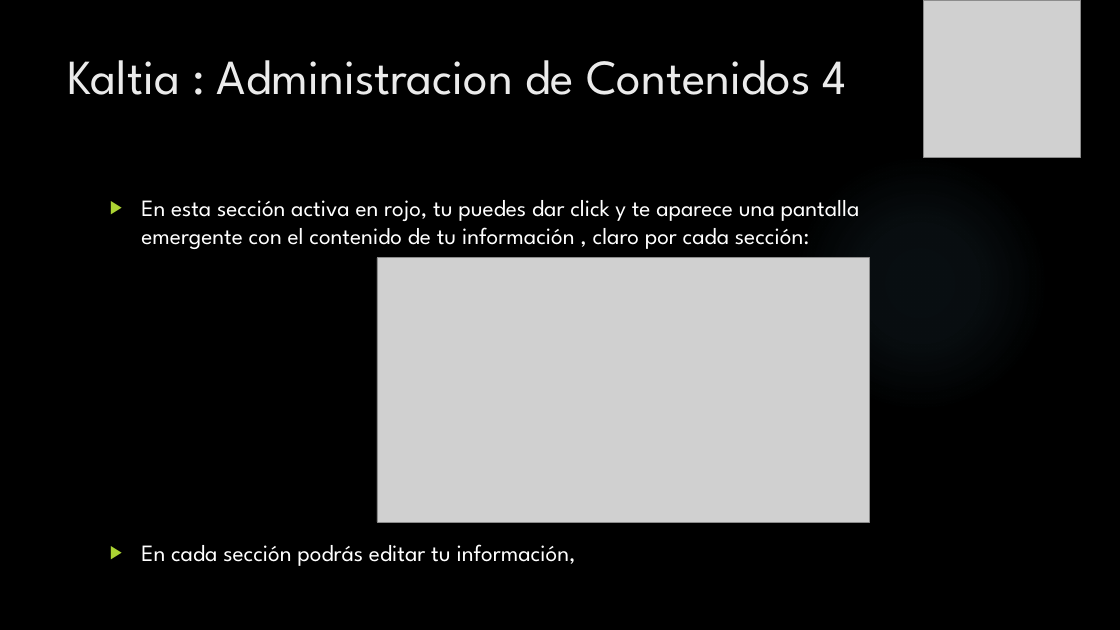
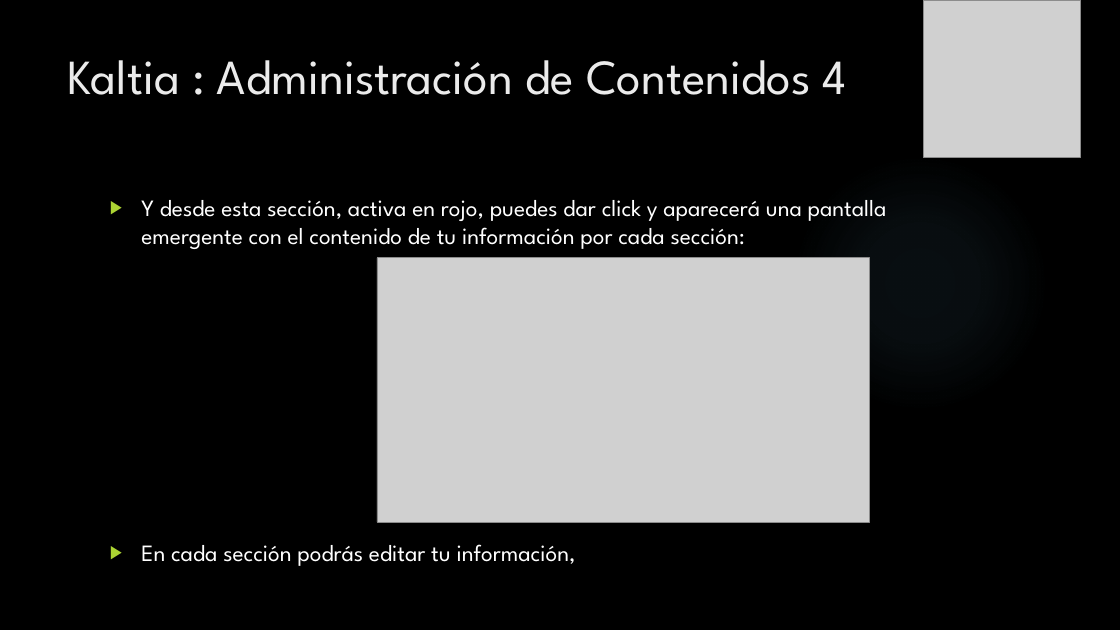
Before and after one commit to MexicoKaltia/KaltiaAuxiliar, a slide deck: slide 6 of Bienvenid@ a proyecto Kaltia.pptx. Drawn at 1120x630 pixels with LibreOffice and Linux fonts; fonts in the diff are those of the drawing; grey boxes stand for pictures; background and template pictures are left out. Boxes give left, top, right and bottom in pixels: in the first picture for what was removed or moved away, otherwise in the second. Text is boxed around its words. In the diff, an @@ line names an element or a change of style, - is before the commit and + after.

```diff
--- a/Bienvenid@ a proyecto Kaltia.pptx
+++ b/Bienvenid@ a proyecto Kaltia.pptx
@@ title at (68,60,847,95): text changed @@
-Kaltia : Administracion de Contenidos 4
+Kaltia : Administración de Contenidos 4
@@ text at (141,200,887,249): text changed @@
-▶ En esta sección activa en rojo, tu puedes dar click y te aparece una pantalla emergente con el contenido de tu información , claro por cada sección:
+▶ Y desde esta sección, activa en rojo, puedes dar click y aparecerá una pantalla emergente con el contenido de tu información por cada sección:
```
Also in this commit, not shown: 4 other slides changed.
